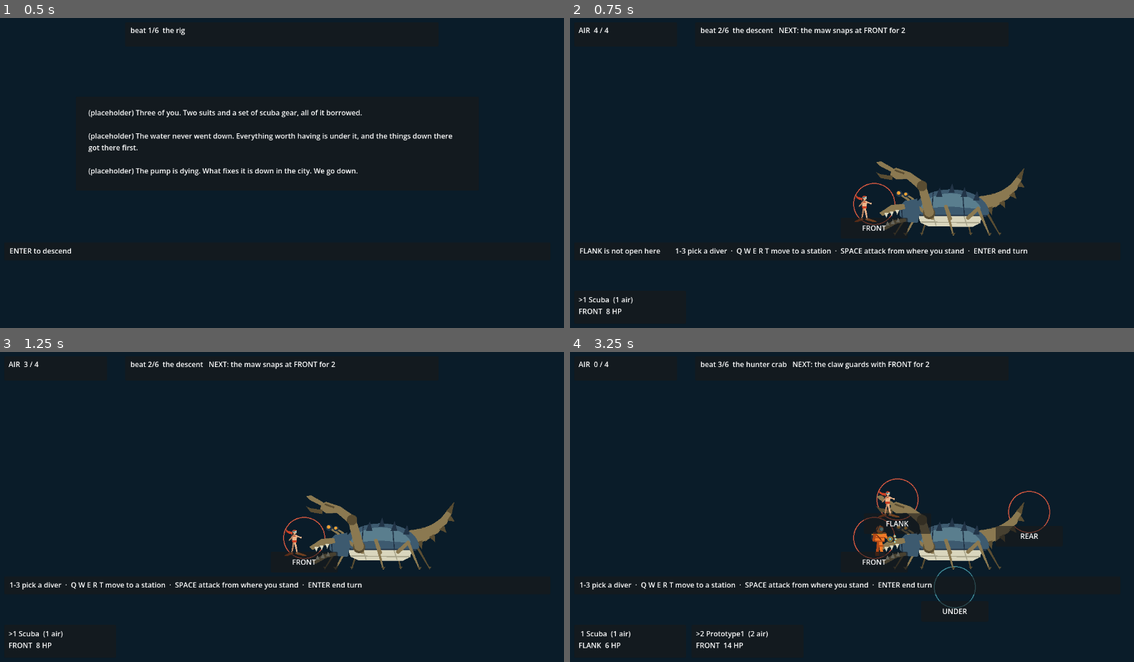
Above: before the commit, frames 1-4 (two rows, left to right).
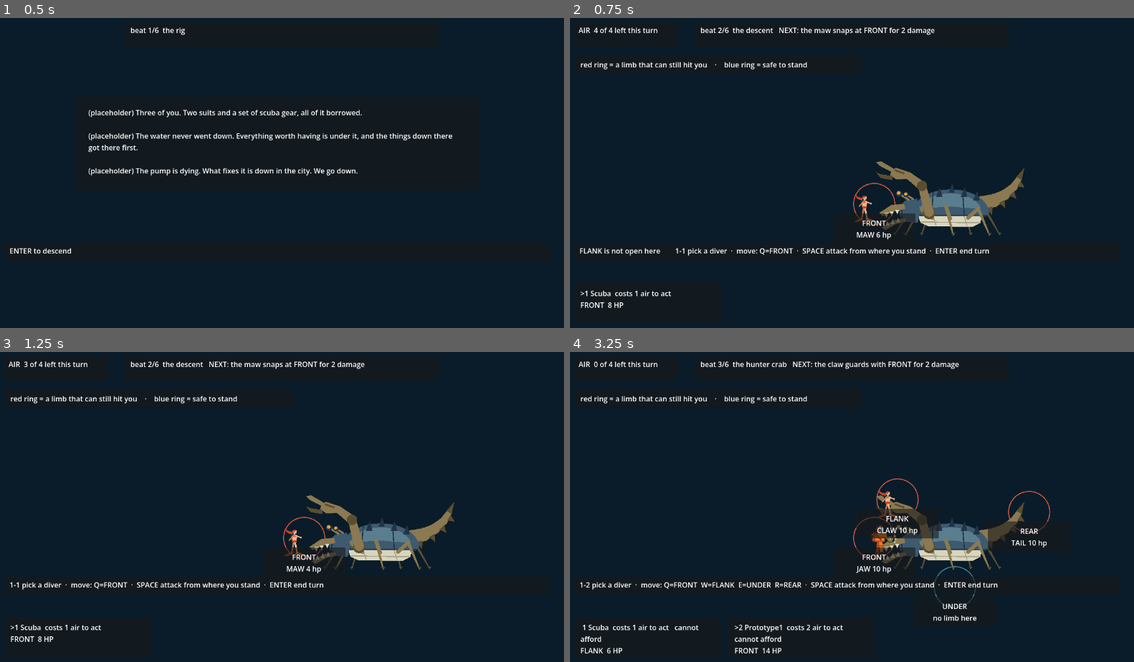
Above: after the commit, the same moments.

Repository: ImmortalDemonGod/salvage
Game: Godot game, scene res://game/main.tscn
The game is run twice, just before and just after one commit, with the same random seed, the same clock (stepped at 60 frames per second) and the same inputs.
Inputs:
- Up to frame 1 (0.5 s): no input
- Up to frame 2 (0.75 s): tap Enter at 0.5 s; hold W from 0.53 s (still down); tap 1 at 0.6 s
- Up to frame 3 (1.25 s): keep holding W; tap Space at 0.77 s
- Up to frame 4 (3.25 s): tap Space at 1.25, 1.52, 2.75, 3.02 s; release W at 1.28 s; tap 2 at 1.35 s; tap Enter at 2 s; hold W from 2.03 s (still down); tap 3 at 2.1 s; tap Q at 2.85 s

Frame 1 is identical in both runs. In frame 2, 1.7% of the frame differs, in the area x 1-82%, y 3-96%; in frame 3, 1.7%; in frame 4, 3.3%, in the area x 1-85%, y 3-98%.

Commit message:
G10 first run: the limb system was invisible, and the layout check only ever saw one beat

Diff:
--- a/game/main.gd
+++ b/game/main.gd
@@ -35,6 +35,7 @@
 var ui_intent: Label
 var ui_help: Label
 var ui_scene: Label
+var ui_legend: Label
 var refusal := ""
 
 func _ready() -> void:
@@ -50,7 +51,7 @@
 	for i in range(5):
 		var m := Panel.new()
 		m.name = "station_" + Combat.STATION_NAMES[i]
-		m.size = Vector2(150, 46)
+		m.size = Vector2(184, 66)
 		m.position = STATION_POS[i] - m.size * 0.5 + Vector2(0, 54)
 		add_child(m)
 		var l := Label.new()
@@ -59,8 +60,8 @@
 		l.horizontal_alignment = HORIZONTAL_ALIGNMENT_CENTER
 		l.vertical_alignment = VERTICAL_ALIGNMENT_CENTER
 		l.set_anchors_preset(Control.PRESET_FULL_RECT)
-		l.offset_left = 8; l.offset_right = -8
-		l.offset_top = 6; l.offset_bottom = -6
+		l.offset_left = 12; l.offset_right = -12
+		l.offset_top = 10; l.offset_bottom = -10
 		m.add_child(l)
 		ui_stations.append(m)
 
@@ -68,14 +69,14 @@
 	for i in range(3):
 		var p := Panel.new()
 		p.name = "diver_card_" + str(i)
-		p.size = Vector2(250, 74)
-		p.position = Vector2(30 + i * 262, 624)
+		p.size = Vector2(330, 92)
+		p.position = Vector2(30 + i * 344, 606)
 		add_child(p)
 		var l := Label.new()
 		l.name = "label"
 		l.set_anchors_preset(Control.PRESET_FULL_RECT)
-		l.offset_left = 10; l.offset_right = -10
-		l.offset_top = 8; l.offset_bottom = -8
+		l.offset_left = 14; l.offset_right = -14
+		l.offset_top = 12; l.offset_bottom = -12
 		l.autowrap_mode = TextServer.AUTOWRAP_WORD_SMART
 		p.add_child(l)
 		ui_divers.append(p)
@@ -118,6 +119,18 @@
 	ui_scene.autowrap_mode = TextServer.AUTOWRAP_WORD_SMART
 	scene_panel.add_child(ui_scene)
 
+	var legend_panel := Panel.new()
+	legend_panel.name = "legend_panel"
+	legend_panel.size = Vector2(640, 42)
+	legend_panel.position = Vector2(30, 96)
+	add_child(legend_panel)
+	ui_legend = Label.new()
+	ui_legend.name = "label"
+	ui_legend.set_anchors_preset(Control.PRESET_FULL_RECT)
+	ui_legend.offset_left = 14; ui_legend.offset_right = -14
+	ui_legend.offset_top = 11; ui_legend.offset_bottom = -11
+	legend_panel.add_child(ui_legend)
+
 	var help_panel := Panel.new()
 	help_panel.name = "help_panel"
 	help_panel.size = Vector2(1220, 40)
@@ -141,6 +154,7 @@
 	if run.puzzle != null:
 		# The lock, drawn as its own state: a water line and three valves.
 		ui_air.get_parent().visible = false
+		ui_legend.get_parent().visible = false
 		ui_intent.text = run.state_line()
 		for card in ui_divers:
 			card.visible = false
@@ -156,6 +170,7 @@
 		# who you are, what stands in the way, what you want, and what the
 		# buttons do (SPEC 3.3).
 		ui_air.get_parent().visible = false
+		ui_legend.get_parent().visible = false
 		ui_intent.text = run.state_line()
 		for card in ui_divers:
 			card.visible = false
@@ -177,15 +192,32 @@
 		return
 	ui_scene.get_parent().visible = false
 	ui_air.get_parent().visible = true
+	ui_legend.get_parent().visible = true
+	ui_legend.text = "red ring = a limb that can still hit you    ·    blue ring = safe to stand"
 	for i in range(ui_stations.size()):
 		ui_stations[i].visible = combat.station_open(i)
+		if not combat.station_open(i):
+			continue
+		# The limb IS the position, so the marker has to SAY the limb and
+		# how much of it is left. A blind reviewer found no enemy health
+		# readout anywhere on screen, which made the whole limb system
+		# invisible.
+		var lb: int = combat.STATION_LIMB[i]
+		var lbl: Label = ui_stations[i].get_node("label")
+		if lb < 0:
+			lbl.text = "%s\nno limb here" % Combat.STATION_NAMES[i]
+		elif combat.limb_broken[lb]:
+			lbl.text = "%s\n%s BROKEN" % [Combat.STATION_NAMES[i], String(combat.LIMB_NAMES[lb]).to_upper()]
+		else:
+			var stun := "  SHUT" if int(combat.limb_stun[lb]) > 0 else ""
+			lbl.text = "%s\n%s %d hp%s" % [Combat.STATION_NAMES[i], String(combat.LIMB_NAMES[lb]).to_upper(), int(combat.limb_hp[lb]), stun]
 	# A cut line must READ as a cut line. This showed "AIR 3 / 3" after the
 	# umbilical rule fired, so the pool and its ceiling shrank together and
 	# the player could not tell anything had been taken from them.
 	if combat.air_penalty > 0:
-		ui_air.text = "AIR  %d / %d   (%d line cut)" % [combat.air, Combat.AIR_PER_TURN, combat.air_penalty]
+		ui_air.text = "AIR  %d of %d left this turn   (%d line cut)" % [combat.air, Combat.AIR_PER_TURN, combat.air_penalty]
 	else:
-		ui_air.text = "AIR  %d / %d" % [combat.air, combat.air_this_turn()]
+		ui_air.text = "AIR  %d of %d left this turn" % [combat.air, combat.air_this_turn()]
 	var it: Dictionary = combat.intent()
 	if it.is_empty():
 		ui_intent.text = "%s   spent" % run.state_line()
@@ -193,7 +225,7 @@
 		var where: Array = []
 		for s in it.stations:
 			where.append(Combat.STATION_NAMES[s])
-		ui_intent.text = "%s   NEXT: the %s %s %s for %d" % [run.state_line(), combat.LIMB_NAMES[it.limb], it.name, "/".join(where), it.dmg]
+		ui_intent.text = "%s   NEXT: the %s %s %s for %d damage" % [run.state_line(), combat.LIMB_NAMES[it.limb], it.name, "/".join(where), it.dmg]
 	# the party size is content, not a constant: fight one runs two divers.
 	# This loop assumed three and printed a raw format string on the third
 	# card, which the as-played capture caught on its first frame.
@@ -206,9 +238,15 @@
 		var d = combat.divers[i]
 		var mark := ">" if i == selected else " "
 		var state := "DOWN" if d.down else "%s  %d HP" % [Combat.STATION_NAMES[d.station], d.hp]
-		card.get_node("label").text = "%s%d %s  (%d air)\n%s" % [mark, i + 1, d.dname, d.cost, state]
+		var afford := "" if combat.air >= d.cost else "   cannot afford"
+		card.get_node("label").text = "%s%d %s  costs %d air to act%s\n%s" % [mark, i + 1, d.dname, d.cost, afford, state]
 	ui_help.text = (refusal + "        ") if refusal != "" else ""
-	ui_help.text += "1-3 pick a diver  ·  Q W E R T move to a station  ·  SPACE attack from where you stand  ·  ENTER end turn"
+	var keys := ["Q", "W", "E", "R", "T"]
+	var moves: Array = []
+	for i in range(5):
+		if combat.station_open(i):
+			moves.append("%s=%s" % [keys[i], Combat.STATION_NAMES[i]])
+	ui_help.text += "1-%d pick a diver  ·  move: %s  ·  SPACE attack from where you stand  ·  ENTER end turn" % [combat.divers.size(), "  ".join(moves)]
 	queue_redraw()
 
 # ---- the player's door. The bot calls these same Combat methods. -------
--- a/verify/layout.gd
+++ b/verify/layout.gd
@@ -12,13 +12,18 @@
 const PAD := 6.0
 var frames := 0
 var findings: Array = []
+var walked := 0
 
 func fail(s: String) -> void:
 	if not (s in findings):
 		findings.append(s)
 
+var scene: Control
+var beat_idx := 0
+
 func _initialize() -> void:
-	root.add_child(load("res://game/main.tscn").instantiate())
+	scene = load("res://game/main.tscn").instantiate()
+	root.add_child(scene)
 
 func collect(n: Node, out: Array) -> void:
 	# is_visible_in_tree(), not visible: a child Label of a hidden Panel
@@ -52,6 +57,39 @@
 	if frames < 3:   # let layout settle
 		return false
 
+	# Walk EVERY beat, not just the first. This checked only the opening
+	# scene and reported clean while a diver card visibly overflowed in
+	# combat: the run starts on a scene beat, so combat layout was never
+	# looked at once.
+	check_current()
+	if advance_to_next_beat():
+		frames = 0
+		return false
+	report()
+	return true
+
+func advance_to_next_beat() -> bool:
+	beat_idx += 1
+	var r = scene.run
+	if r.finished:
+		return false
+	# force the current beat complete so the run moves on
+	if r.combat != null:
+		for lb in range(r.combat.limb_hp.size()):
+			r.combat.limb_hp[lb] = 0
+			r.combat.limb_broken[lb] = true
+		r.combat.outcome = "victory"
+	elif r.puzzle != null:
+		for i in range(r.puzzle.VALVES):
+			r.puzzle.valve[i] = true
+	if not r.advance():
+		return false
+	scene.combat = r.combat
+	scene.selected = 0
+	scene._refresh()
+	return true
+
+func check_current() -> void:
 	var controls: Array = []
 	collect(root, controls)
 	var labels: Array = []
@@ -110,9 +148,11 @@
 				if ov.size.x > 2.0 and ov.size.y > 2.0:
 					fail("PANELS OVERLAP: %s and %s by %dx%d" % [pa.name, pb.name, int(ov.size.x), int(ov.size.y)])
 
-	print("layout     %d Controls walked (%d labels, %d panels)" % [controls.size(), labels.size(), panels.size()])
+	walked += controls.size()
+
+func report() -> void:
+	print("layout     %d beats walked, %d Controls total" % [beat_idx, walked])
 	for f in findings:
 		print("FINDING  " + f)
 	print("LAYOUT: clean" if findings.is_empty() else "LAYOUT: %d finding(s)" % findings.size())
 	quit(0 if findings.is_empty() else 1)
-	return true
